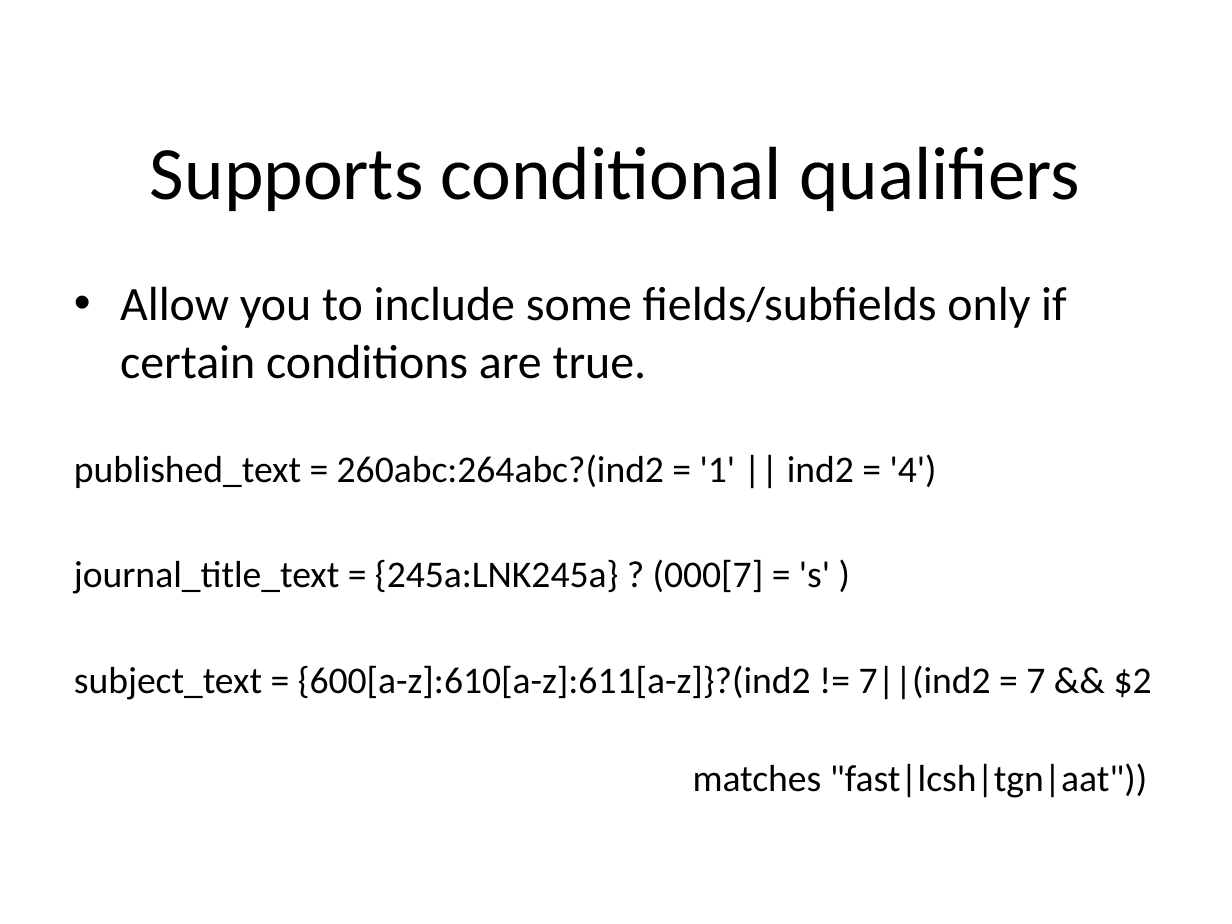
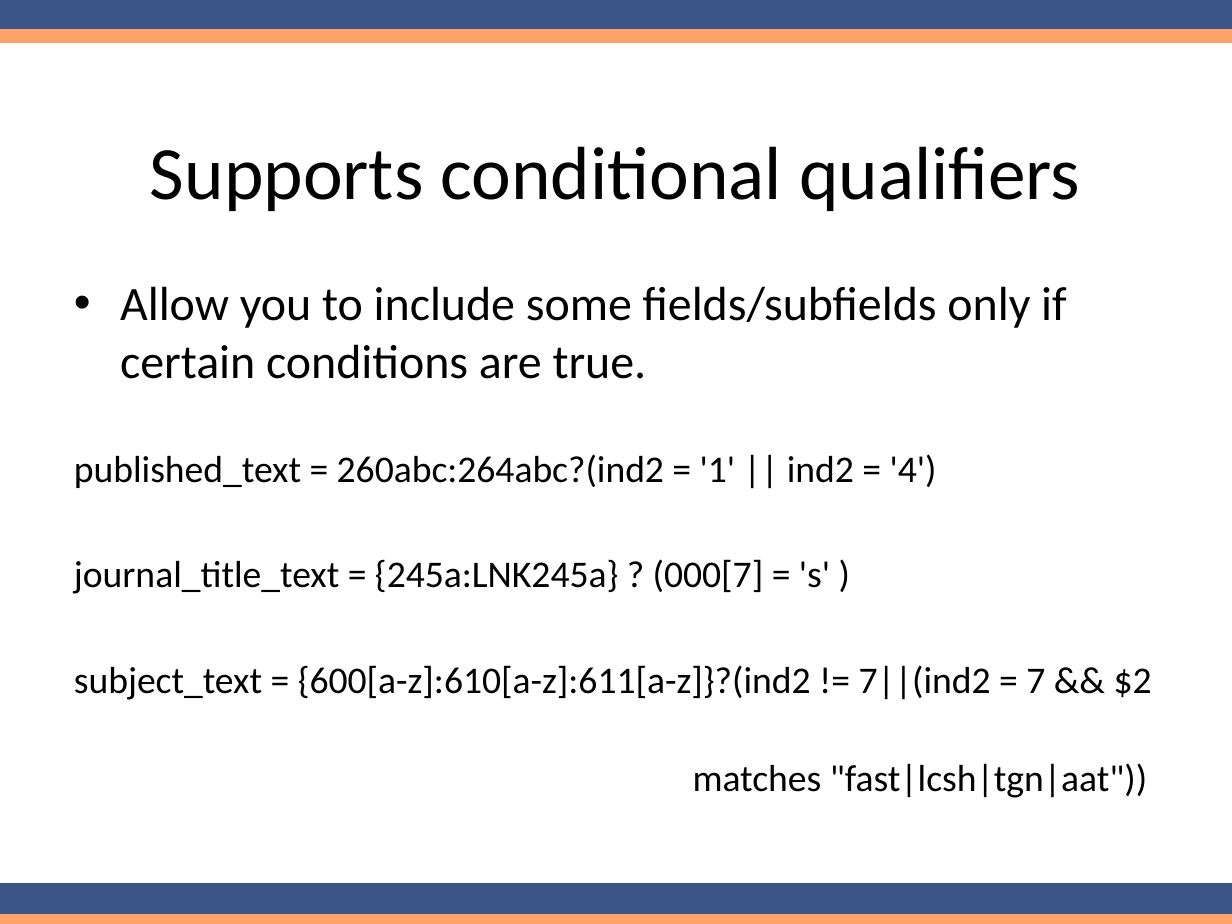
Before and after one commit to solrmarc/solrmarc, a slide deck: slide 9 of New Release of SolrMarc.pptx. Drawn at 1232x924 pixels with LibreOffice and Linux fonts; fonts in the diff are those of the drawing. Boxes give left, top, right and bottom in pixels: in the first picture for what was removed or moved away, otherwise in the second. Text is boxed around its words. In the diff, an @@ line names an element or a change of style, - is before the commit and + after.

```diff
--- a/New Release of SolrMarc.pptx
+++ b/New Release of SolrMarc.pptx
@@ rectangle added at (0,0,1232,31), fill #3B5586, outline #3B5586 2 pt @@
@@ rectangle added at (0,31,1232,41), fill #FFA26B, outline #FFA26B 2 pt @@
@@ rectangle added at (0,885,1232,915), fill #3B5586, outline #3B5586 2 pt @@
@@ rectangle added at (0,915,1232,924), fill #FFA26B, outline #FFA26B 2 pt @@
```
Also in this commit, not shown: 21 other slides changed, 2 slides added, 1 slide removed.
